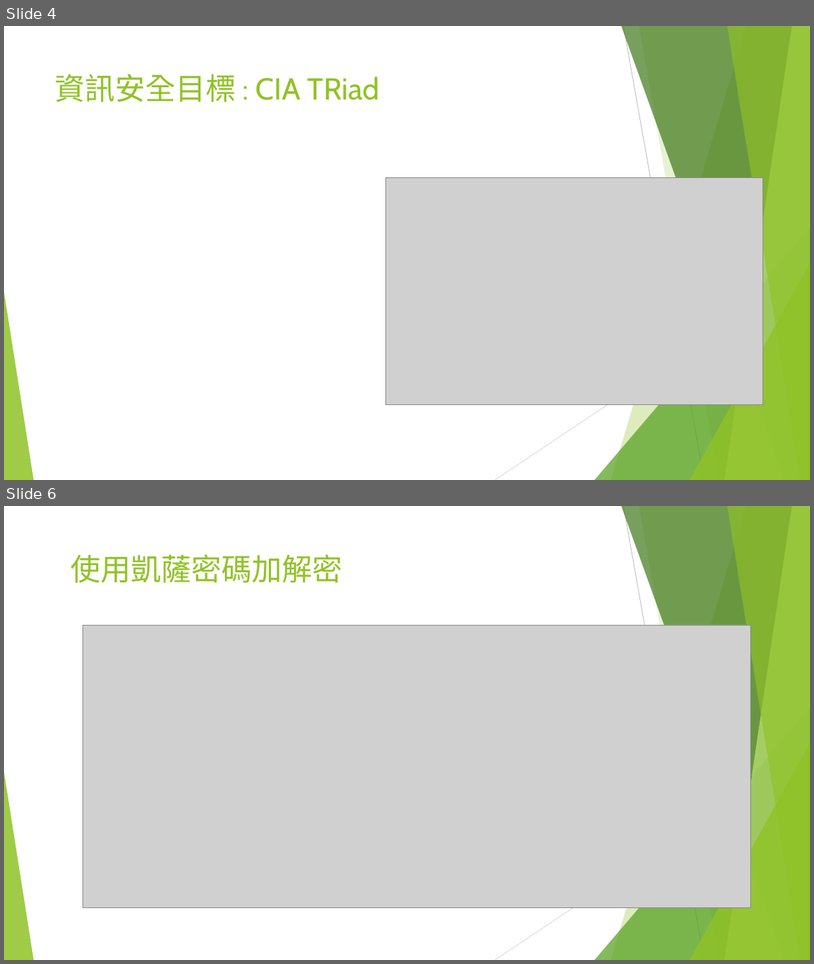
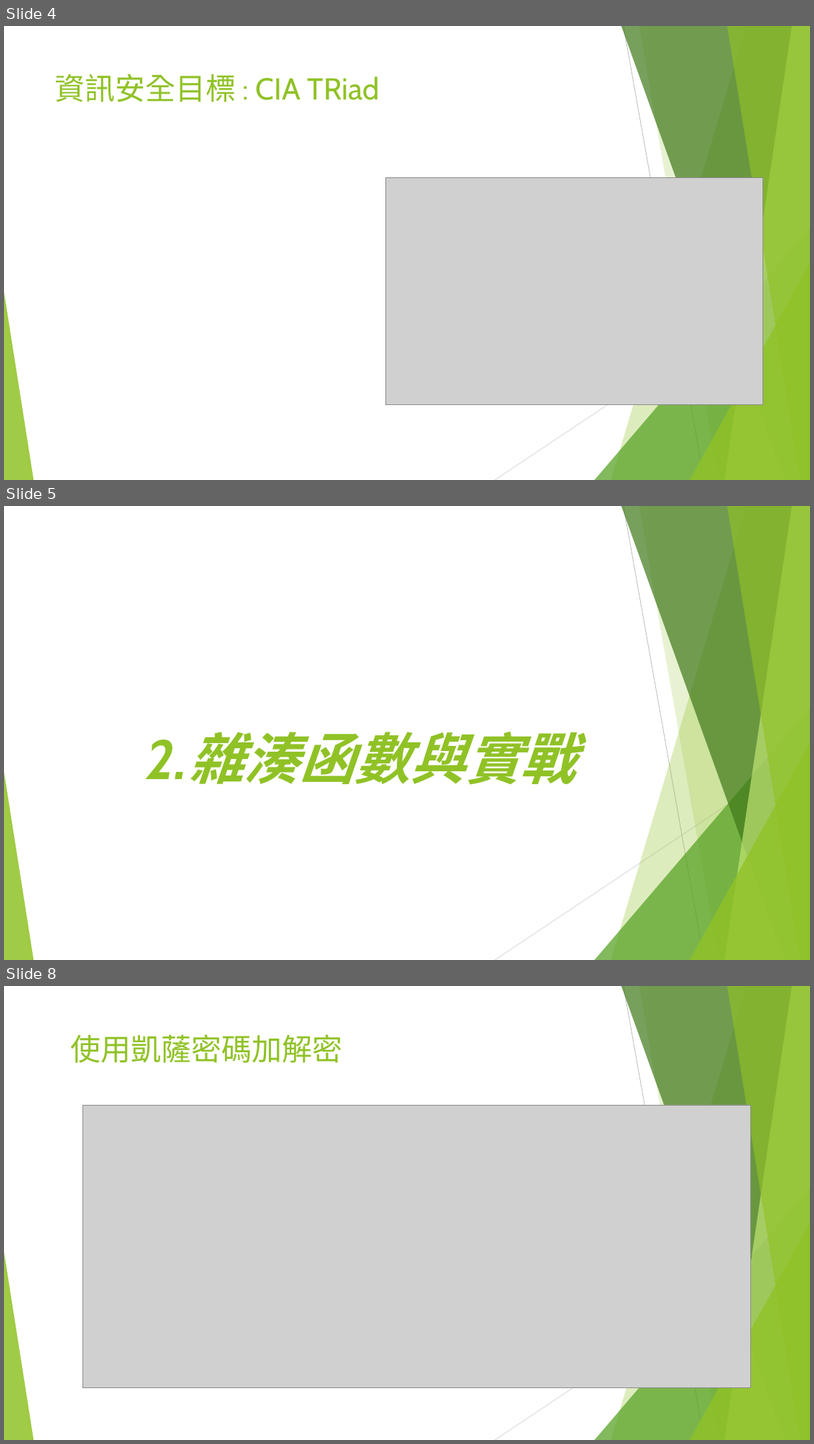
Before and after one commit to a909h333/Security2022, a slide deck: A090H333_資訊安全與素養_期中考報告.pptx. Shown one above the other, each under a label of ours: slides 4 and 6 before the commit, slides 4, 5 and 8 after it; the slides between them are not shown. The pictures are 814x964 and 814x1444 pixels, drawn with LibreOffice and Linux fonts; fonts in the diff are those of the drawing; grey boxes stand for pictures. Boxes give left, top, right and bottom in pixels: in the first picture for what was removed or moved away, otherwise in the second. Text is boxed around its words. In the diff, an @@ line names an element or a change of style, - is before the commit and + after.

```diff
--- a/A090H333_資訊安全與素養_期中考報告.pptx
+++ b/A090H333_資訊安全與素養_期中考報告.pptx
@@ slide 5 added at <box>4,506,810,960</box>, background #FFFFFF; not listed: 10 template elements that a slide beside it also shows @@
@@ text added at <box>147,731,576,785</box>, 66 pt, text #90C226, bold, italic @@
+2.雜湊函數與實戰
@@ what was slide 6 is now slide 8 @@
```
Also in this commit, not shown: 10 slides changed, 7 other slides added.
